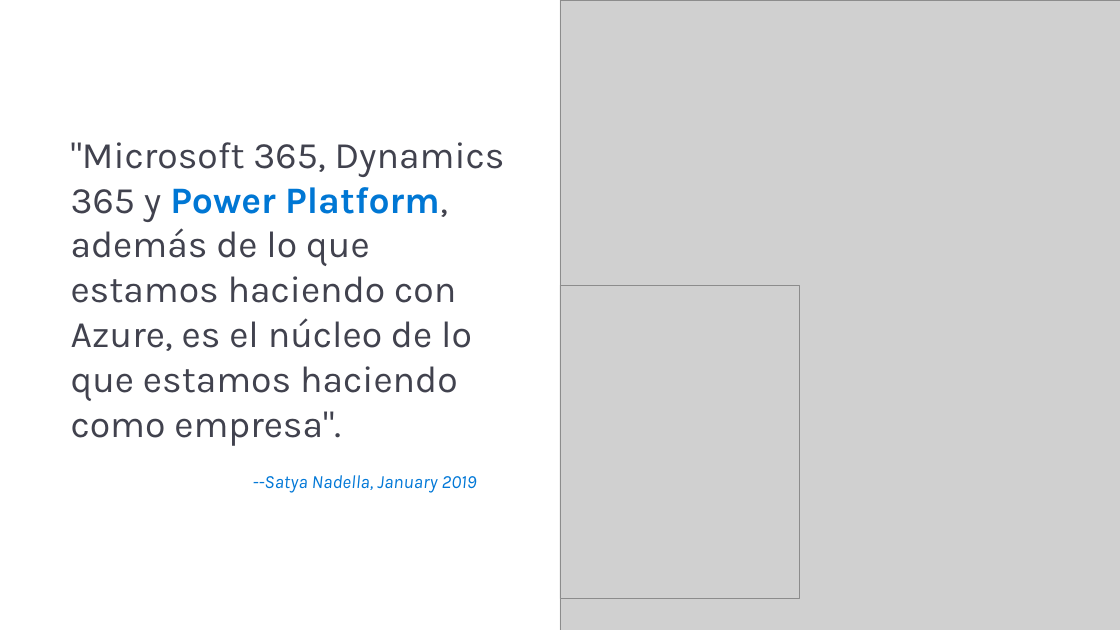
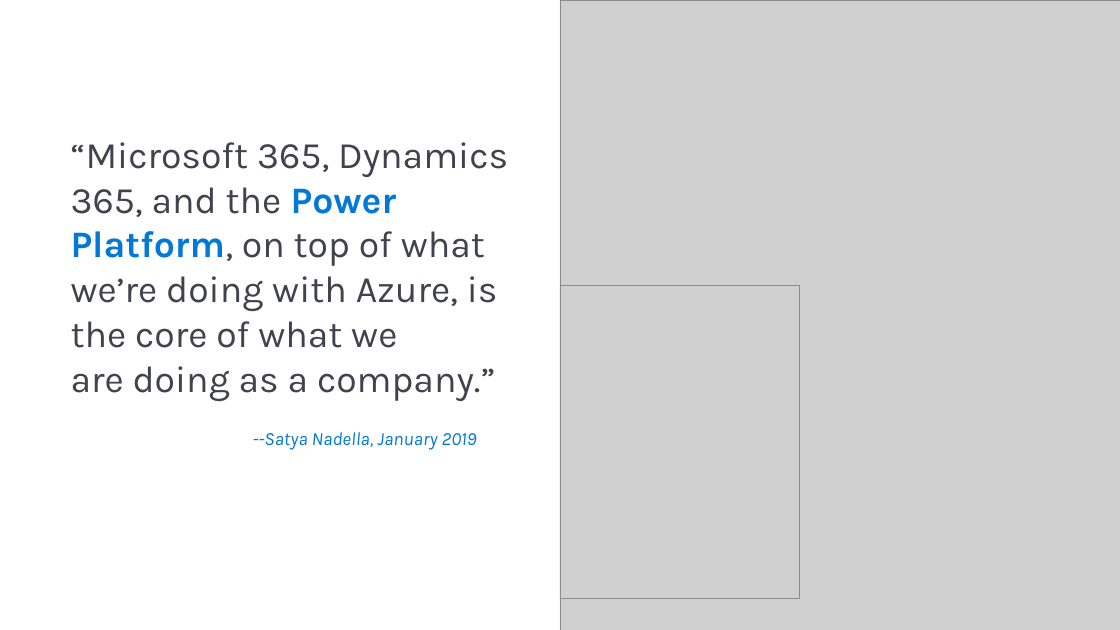
Before and after one commit to CSA-DanielVillamizar/PowerApps-Azure-Lab-M365DevBog, a slide deck: slide 4 of Lab Resources/Hands-on with Power Apps and Azure.pptx (slide 7 before the commit). Drawn at 1120x630 pixels with LibreOffice and Linux fonts; fonts in the diff are those of the drawing; grey boxes stand for pictures; background and template pictures are left out. Boxes give left, top, right and bottom in pixels: in the first picture for what was removed or moved away, otherwise in the second. Text is boxed around its words. In the diff, an @@ line names an element or a change of style, - is before the commit and + after.

```diff
--- a/Lab Resources/Hands-on with Power Apps and Azure.pptx
+++ b/Lab Resources/Hands-on with Power Apps and Azure.pptx
@@ text at box(71, 142, 508, 401): text changed @@
-"Microsoft 365, Dynamics 365 y Power Platform, además de lo que estamos haciendo con Azure, es el núcleo de lo que estamos haciendo como empresa".
+“Microsoft 365, Dynamics 365, and the Power Platform, on top of what we’re doing with Azure, is the core of what we
+are doing as a company.”
@@ text "--Satya Nadella, January 2019": place and size @@
-text "--Satya Nadella, January 2019" at box(253, 475, 477, 493)
+text "--Satya Nadella, January 2019" at box(253, 432, 477, 450)
```
Also in this commit, not shown: 10 other slides changed, 4 slides added, 7 slides removed.
